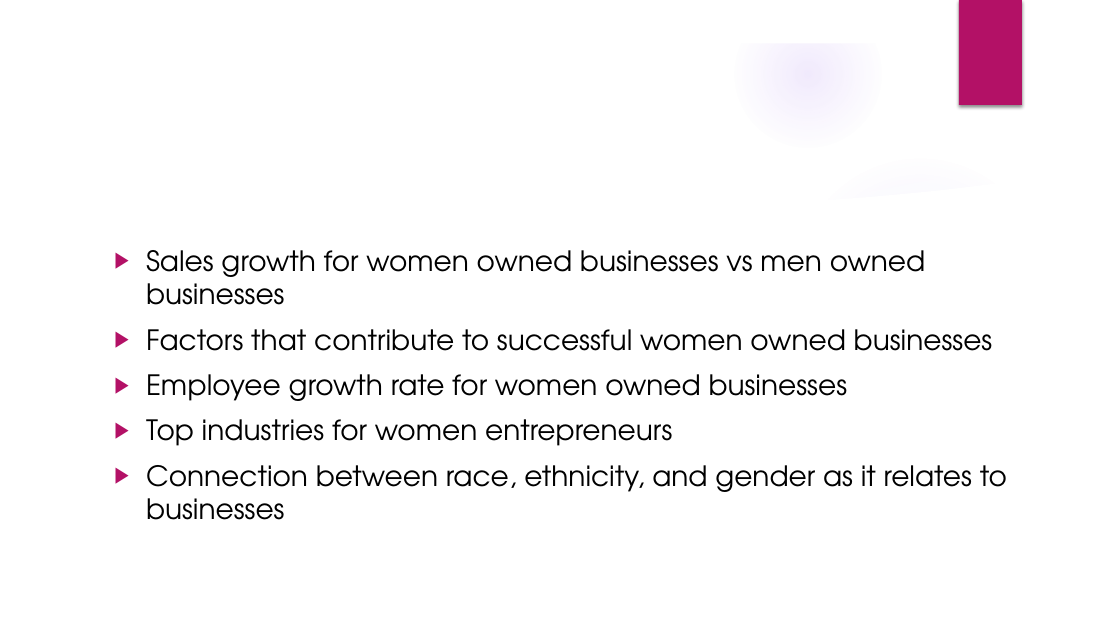
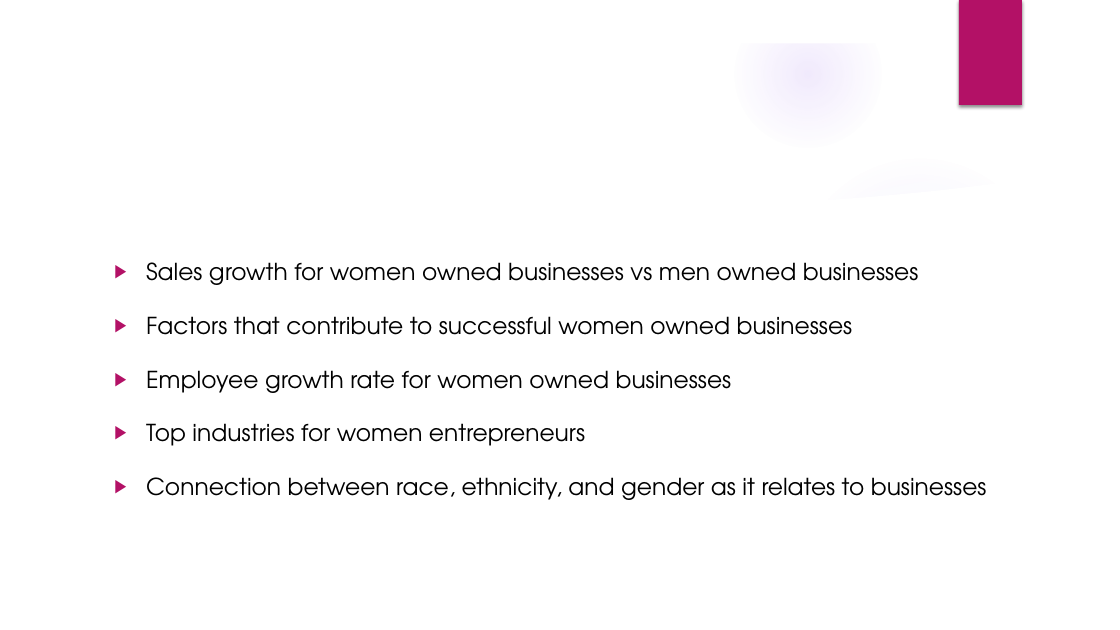
Before and after one commit to janolos/Team-WIB, a slide deck: slide 8 of Women In Business Presentation.pptx. Drawn at 1120x630 pixels with LibreOffice and Linux fonts; fonts in the diff are those of the drawing; background and template pictures are left out. Boxes give left, top, right and bottom in pixels: in the first picture for what was removed or moved away, otherwise in the second. Text is boxed around its words. In the diff, an @@ line names an element or a change of style, - is before the commit and + after.

```diff
--- a/Women In Business Presentation.pptx
+++ b/Women In Business Presentation.pptx
@@ text "Sales growth for women owned ..." at <box>146,262,987,500</box>: size 24 to 20 pt; line spacing 1 to 1.5 @@
```
Also in this commit, not shown: 7 other slides changed, 4 slides added, 1 slide removed.
